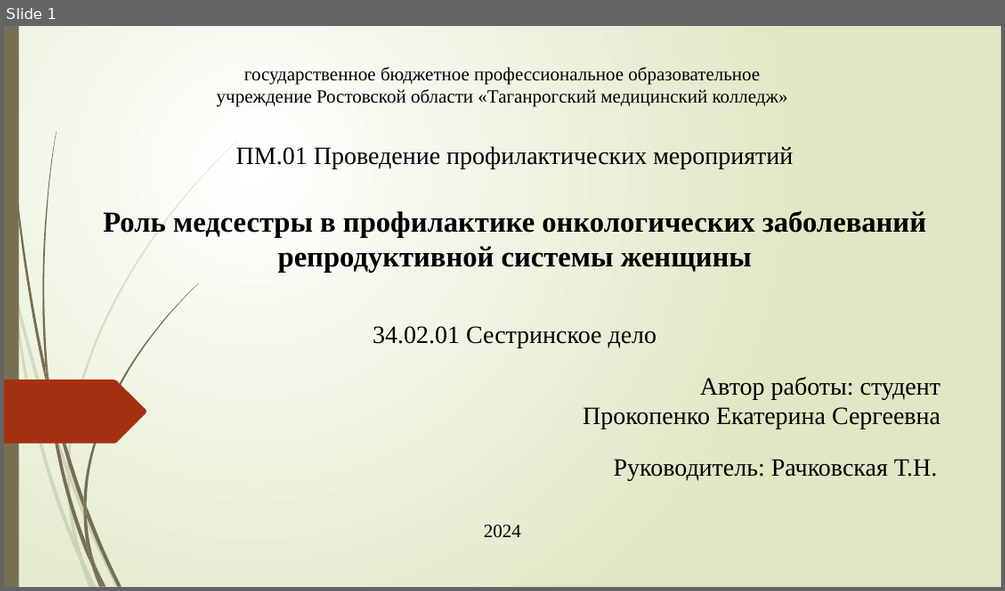
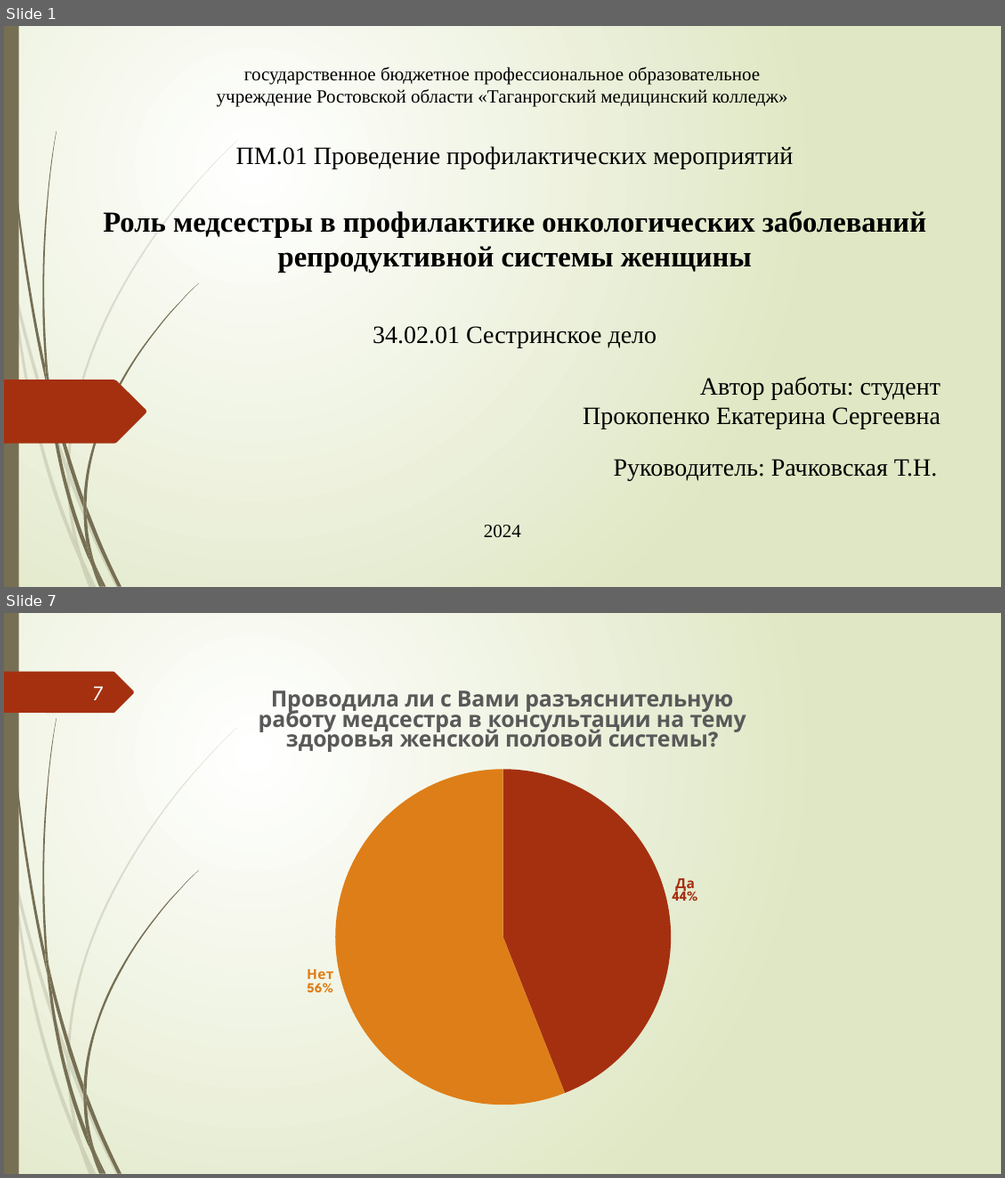
Before and after one commit to cottarius/kate-kurs, a slide deck: ProkopenkoES.pptx. Shown one above the other, each under a label of ours: slide 1 before the commit, slides 1 and 7 after it; the slides between them are not shown. The pictures are 1005x591 and 1005x1178 pixels, drawn with LibreOffice and Linux fonts; fonts in the diff are those of the drawing. Boxes give left, top, right and bottom in pixels: in the first picture for what was removed or moved away, otherwise in the second. Text is boxed around its words. In the diff, an @@ line names an element or a change of style, - is before the commit and + after.

```diff
--- a/ProkopenkoES.pptx
+++ b/ProkopenkoES.pptx
@@ slide 7 added at (4, 613, 1001, 1174), background gradient #FFFFFF to #DFE8C4; not listed: 23 template elements that a slide beside it also shows @@
@@ freeform shape added at (4, 672, 134, 713), fill #A53010 @@
@@ page number added at (93, 686, 104, 700), 20 pt, text #FEFFFF @@
+7
@@ pie chart added at (170, 672, 834, 1116) @@
+title "Проводила ли с Вами разъяснительную работу медсестра в консультации на тему здоровья женской половой системы?"
+categories: Да, Нет
+Проводила ли с Вами разъяснительную работу медсестра в консультации на тему здоровья женской половой системы?: 44, 56
```
Also in this commit, not shown: 1 slide changed, 14 other slides added, 2 other files.
